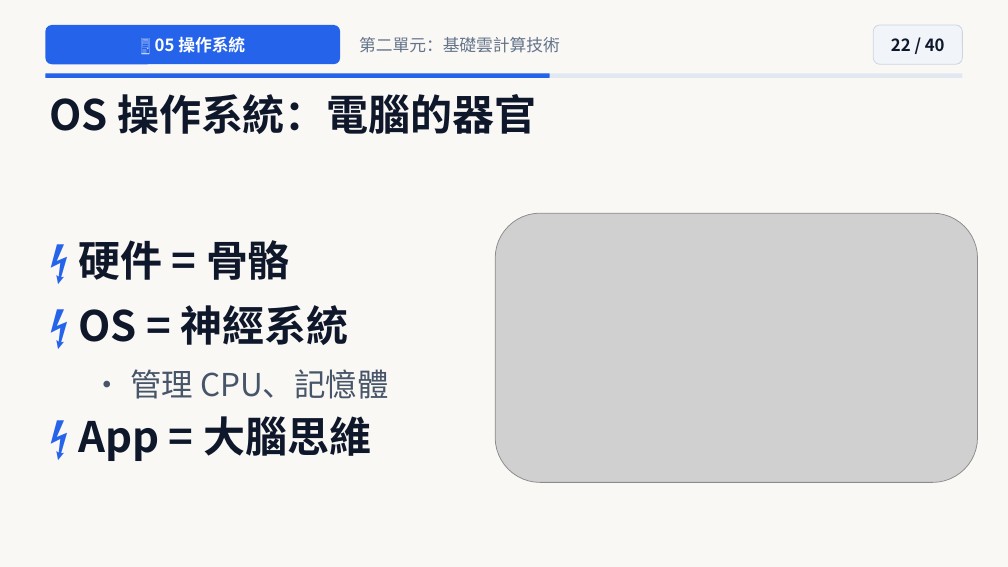
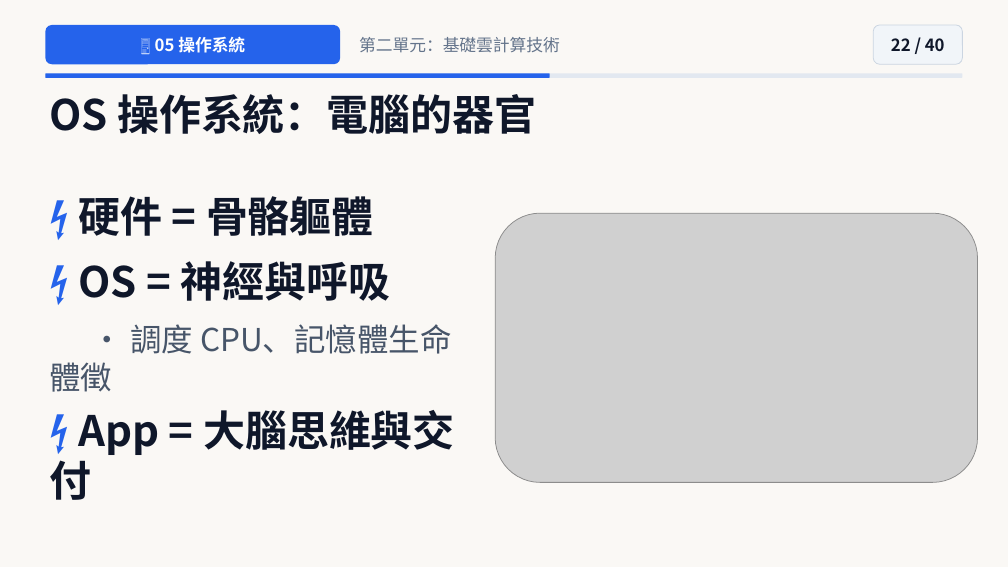
Before and after one commit to joe-ging/seed-cloud-curriculum, a slide deck: slide 22 of downloads/Deck01_Cloud_Level2_NextGen_Pixar_Theme.pptx. Drawn at 1008x567 pixels with LibreOffice and Linux fonts; fonts in the diff are those of the drawing; grey boxes stand for pictures. Boxes give left, top, right and bottom in pixels: in the first picture for what was removed or moved away, otherwise in the second. Text is boxed around its words. In the diff, an @@ line names an element or a change of style, - is before the commit and + after.

```diff
--- a/downloads/Deck01_Cloud_Level2_NextGen_Pixar_Theme.pptx
+++ b/downloads/Deck01_Cloud_Level2_NextGen_Pixar_Theme.pptx
@@ text at [49, 196, 455, 500]: text changed @@
-⚡ 硬件 = 骨骼
-⚡ OS = 神經系統
-• 管理 CPU、記憶體
-⚡ App = 大腦思維
+⚡ 硬件 = 骨骼軀體
+⚡ OS = 神經與呼吸
+• 調度 CPU、記憶體生命體徵
+⚡ App = 大腦思維與交付
```
Also in this commit, not shown: 22 other slides changed, 24 other files.
